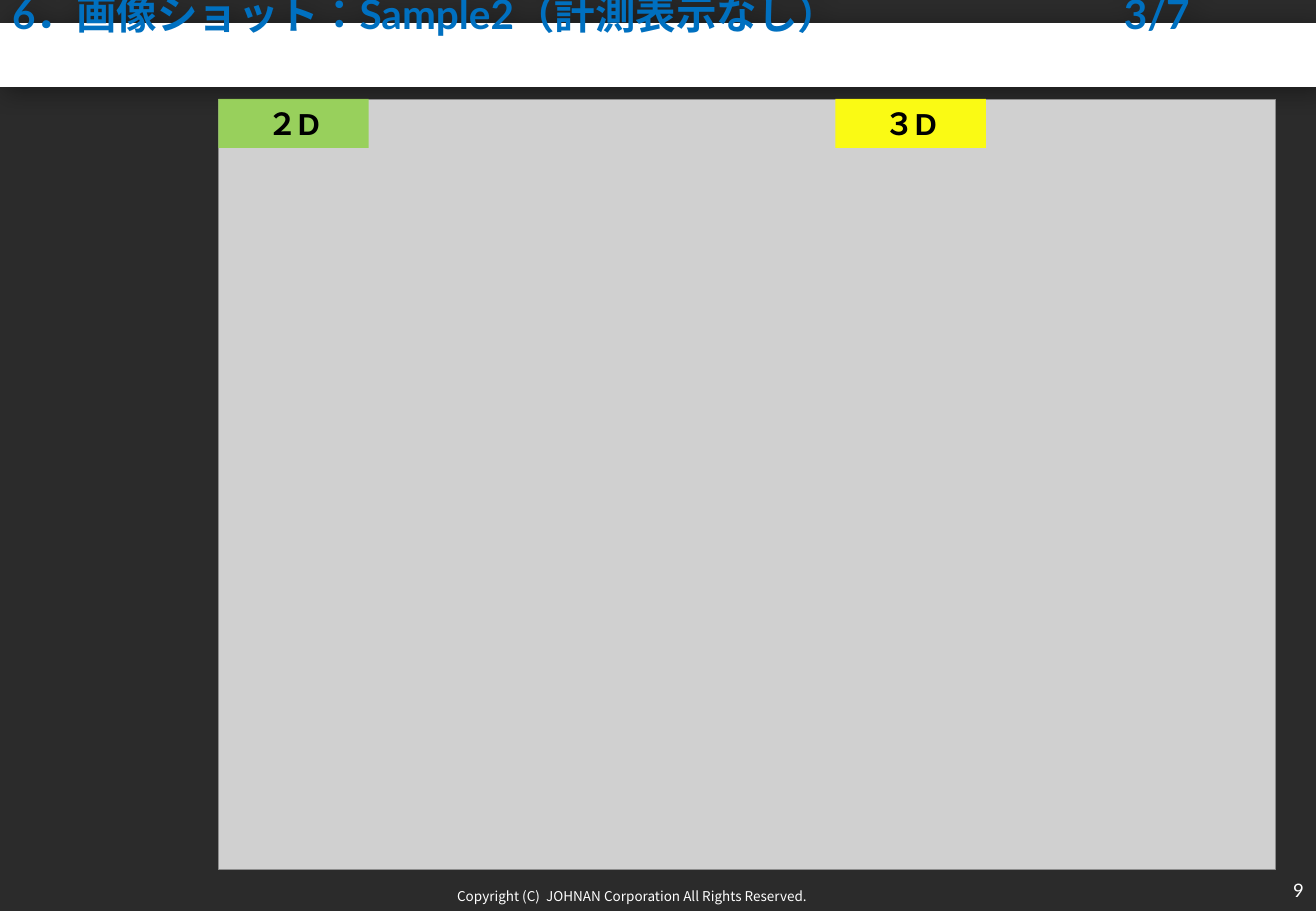
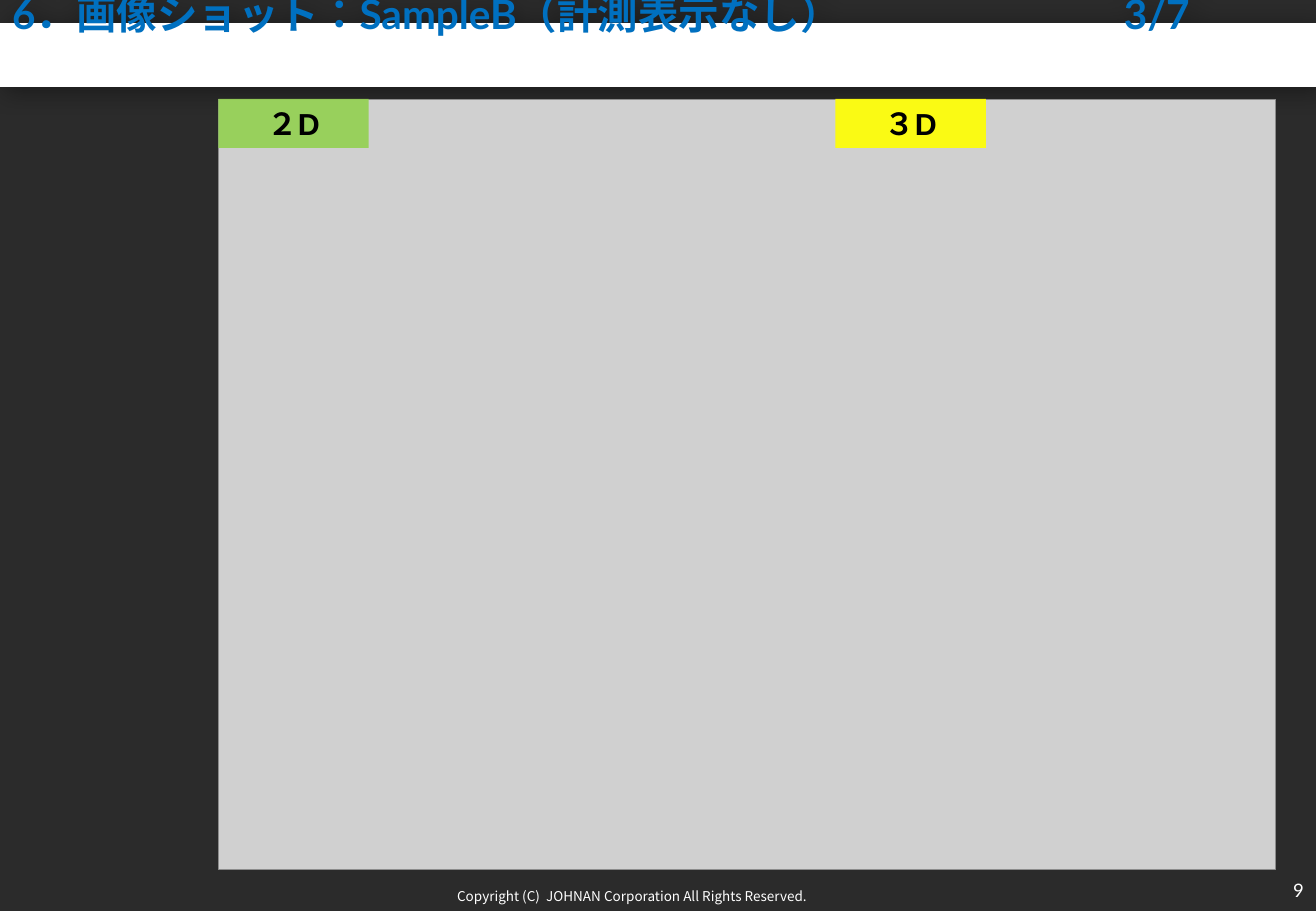
Before and after one commit to ichi123x/make_new_report, a slide deck: slide 10 of 新規_撮影報告書.pptx. Drawn at 1316x911 pixels with LibreOffice and Linux fonts; fonts in the diff are those of the drawing; grey boxes stand for pictures; background and template pictures are left out; a plain dark background stands for a picture behind light text. Boxes give left, top, right and bottom in pixels: in the first picture for what was removed or moved away, otherwise in the second. Text is boxed around its words. In the diff, an @@ line names an element or a change of style, - is before the commit and + after.

```diff
--- a/新規_撮影報告書.pptx
+++ b/新規_撮影報告書.pptx
@@ title at (x1=12, y1=0, x2=1190, y2=38): text changed @@
-6．画像ショット：Sample2（計測表示なし） 3/7
+6．画像ショット：SampleB（計測表示なし） 3/7
```
Also in this commit, not shown: 10 other slides changed, 3 other files.
